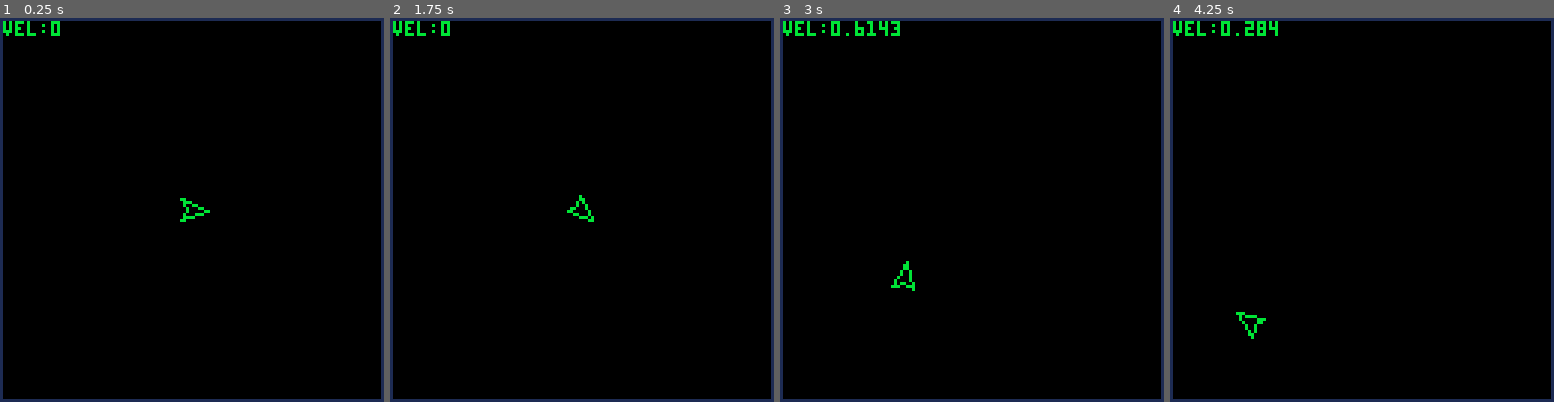
Above: before the commit, frames 1-4 (left to right).
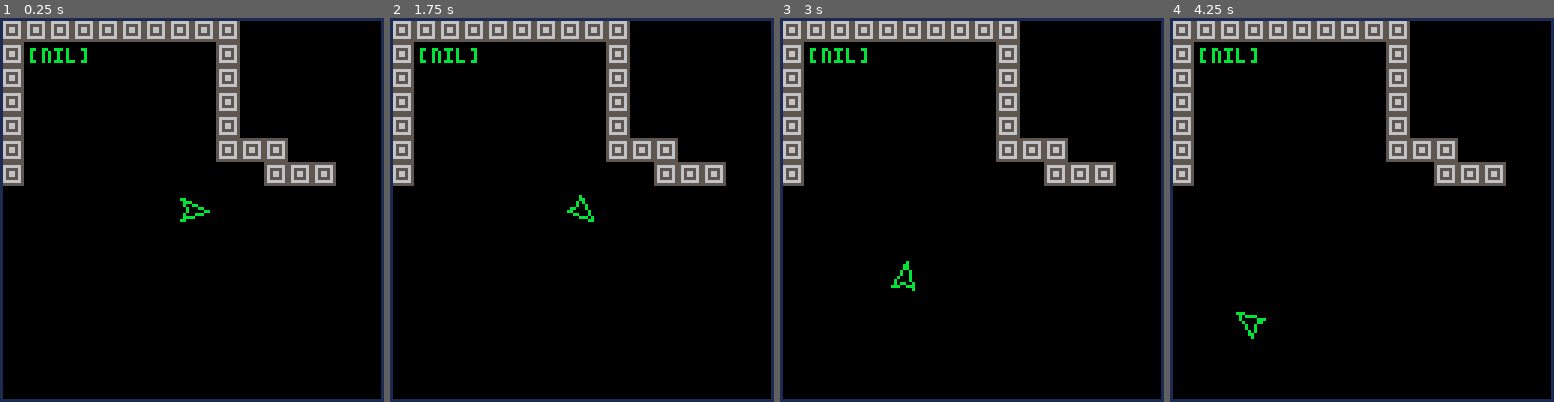
Above: after the commit, the same moments.

Repository: zelmano/p8_3pew
Game: PICO-8 cartridge main.p8
Same seed, same stepped clock (60 frames per second), same inputs: the game is played once before the commit and once after it.
Inputs:
- Up to frame 1 (0.25 s): no input
- Up to frame 2 (1.75 s): hold Right from 1.6 s (still down)
- Up to frame 3 (3 s): release Right at 2.1 s; hold Up 2.15-2.42 s; hold Right from 2.47 s (still down)
- Up to frame 4 (4.25 s): release Right at 3.03 s; hold Left 3.08-3.58 s; hold Right from 4.02 s (still down)

The runs differ from the first frame. In frame 1, 9.6% of the frame differs, in the area x 0-88%, y 0-44%; in frame 2, 9.6%; in frame 3, 9.6%; in frame 4, 9.6%.

Commit message:
optimizations and coll function

Diff:
--- a/main.p8
+++ b/main.p8
@@ -1,8 +1,6 @@
 pico-8 cartridge // http://www.pico-8.com
 version 36
 __lua__
-
---avion
 
 x=64
 y=64
@@ -25,6 +23,7 @@
 
 function _draw()
 	cls()
+	map()
 
 	local pfx=flr(x+cos(rot)*rad)
 	local pfy=flr(y+sin(rot)*rad)
@@ -49,8 +48,8 @@
 	line(pfx,pfy,prx,pry,col)
 	line(plx,ply,pbx,pby,col)
 	line(pbx,pby,prx,pry,col)
-	vel=abs(vx)+abs(vy)
-	print("vel:"..vel,1,1)
+
+	print(coll(),10,10)
 end
 
 -->8
@@ -91,11 +90,29 @@
 	y=y%127
 end
 
+function coll()
+
+end
+
+
 
 __gfx__
-00000000000000000000000000000000000000000000000000000000000000000000000000000000000000000000000000000000000000000000000000000000
-00000000000000000000000000000000000000000000000000000000000000000000000000000000000000000000000000000000000000000000000000000000
-00700700000000000000000000000000000000000000000000000000000000000000000000000000000000000000000000000000000000000000000000000000
-00077000000000000000000000000000000000000000000000000000000000000000000000000000000000000000000000000000000000000000000000000000
-00077000000000000000000000000000000000000000000000000000000000000000000000000000000000000000000000000000000000000000000000000000
-00700700000000000000000000000000000000000000000000000000000000000000000000000000000000000000000000000000000000000000000000000000
+00000000555555550000000000000000000000000000000000000000000000000000000000000000000000000000000000000000000000000000000000000000
+00000000566666650000000000000000000000000000000000000000000000000000000000000000000000000000000000000000000000000000000000000000
+00700700565555650000000000000000000000000000000000000000000000000000000000000000000000000000000000000000000000000000000000000000
+00077000565665650000000000000000000000000000000000000000000000000000000000000000000000000000000000000000000000000000000000000000
+00077000565665650000000000000000000000000000000000000000000000000000000000000000000000000000000000000000000000000000000000000000
+00700700565555650000000000000000000000000000000000000000000000000000000000000000000000000000000000000000000000000000000000000000
+00000000566666650000000000000000000000000000000000000000000000000000000000000000000000000000000000000000000000000000000000000000
+00000000555555550000000000000000000000000000000000000000000000000000000000000000000000000000000000000000000000000000000000000000
+__gff__
+0001000000000000000000000000000000000000000000000000000000000000000000000000000000000000000000000000000000000000000000000000000000000000000000000000000000000000000000000000000000000000000000000000000000000000000000000000000000000000000000000000000000000000
+0000000000000000000000000000000000000000000000000000000000000000000000000000000000000000000000000000000000000000000000000000000000000000000000000000000000000000000000000000000000000000000000000000000000000000000000000000000000000000000000000000000000000000
+__map__
+0101010101010101010100000000000000000000000000000000000000000000000000000000000000000000000000000000000000000000000000000000000000000000000000000000000000000000000000000000000000000000000000000000000000000000000000000000000000000000000000000000000000000000
+0100000000000000000100000000000000000000000000000000000000000000000000000000000000000000000000000000000000000000000000000000000000000000000000000000000000000000000000000000000000000000000000000000000000000000000000000000000000000000000000000000000000000000
+0100000000000000000100000000000000000000000000000000000000000000000000000000000000000000000000000000000000000000000000000000000000000000000000000000000000000000000000000000000000000000000000000000000000000000000000000000000000000000000000000000000000000000
+0100000000000000000100000000000000000000000000000000000000000000000000000000000000000000000000000000000000000000000000000000000000000000000000000000000000000000000000000000000000000000000000000000000000000000000000000000000000000000000000000000000000000000
+0100000000000000000100000000000000000000000000000000000000000000000000000000000000000000000000000000000000000000000000000000000000000000000000000000000000000000000000000000000000000000000000000000000000000000000000000000000000000000000000000000000000000000
+0100000000000000000101010000000000000000000000000000000000000000000000000000000000000000000000000000000000000000000000000000000000000000000000000000000000000000000000000000000000000000000000000000000000000000000000000000000000000000000000000000000000000000
+0100000000000000000000010101000000000000000000000000000000000000000000000000000000000000000000000000000000000000000000000000000000000000000000000000000000000000000000000000000000000000000000000000000000000000000000000000000000000000000000000000000000000000
